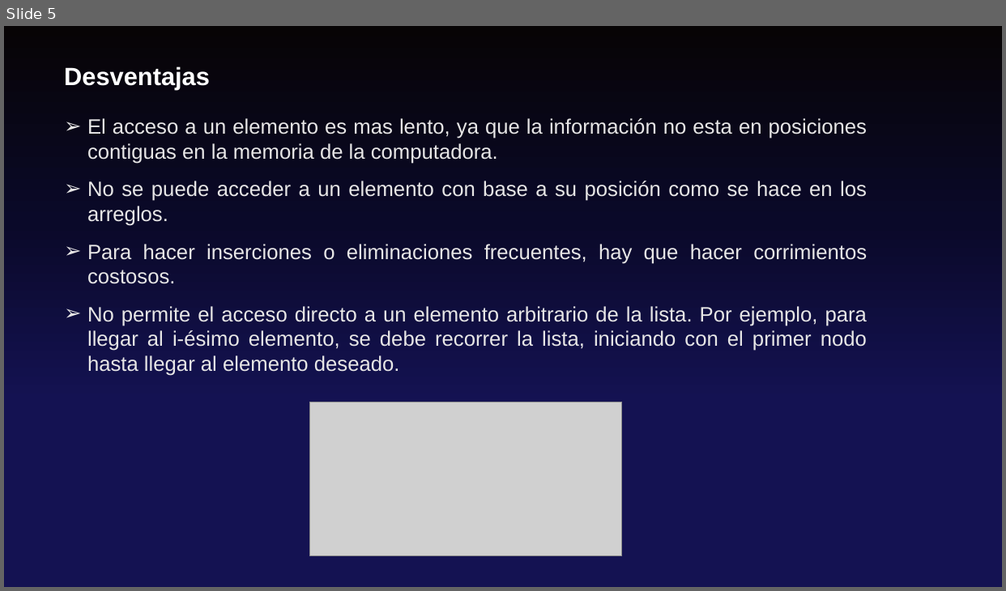
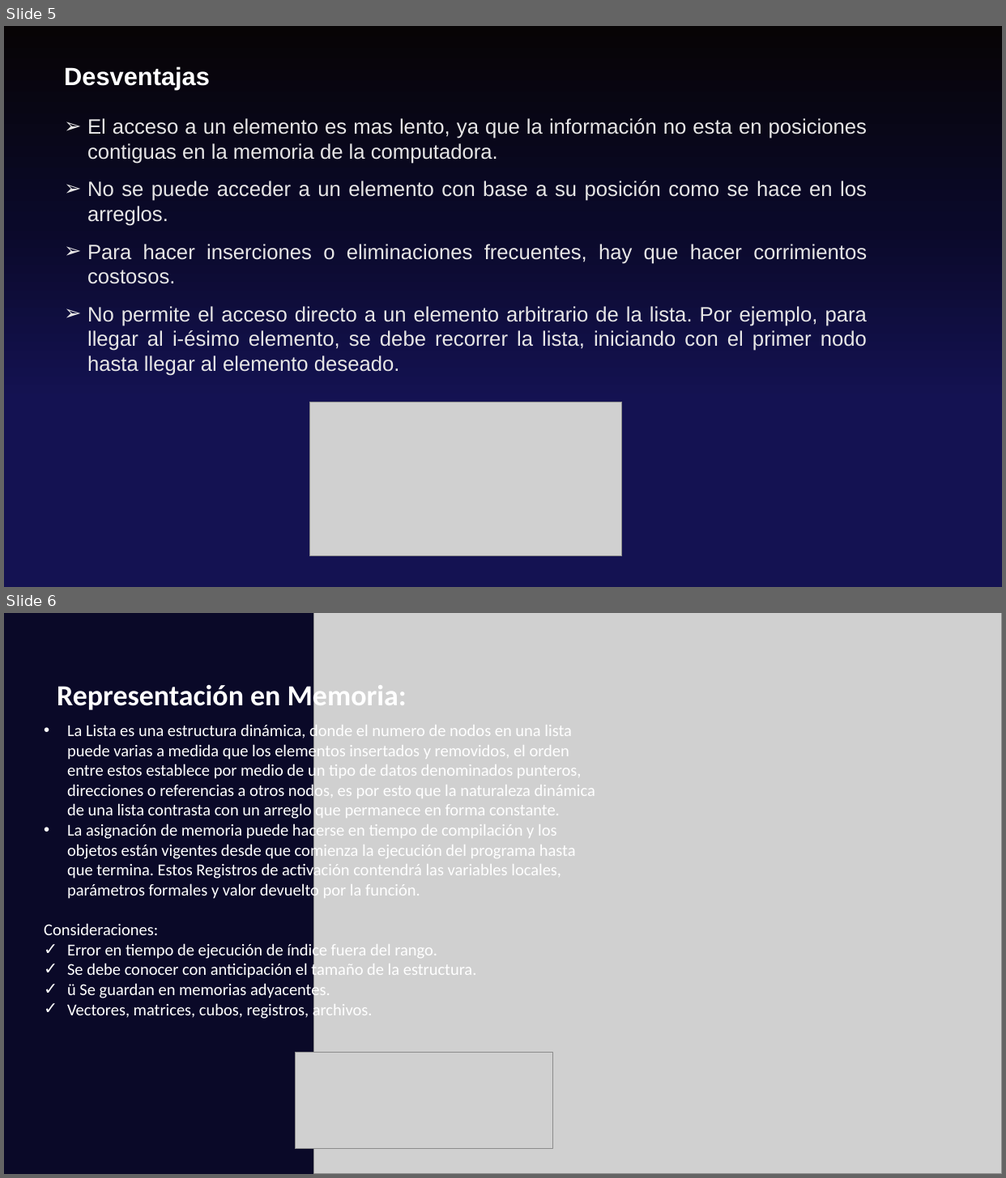
Before and after one commit to 987-Ismael-Romero/Listas, a slide deck: Expo/Expo_Listas.pptx. Shown one above the other, each under a label of ours: slide 5 before the commit, slides 5 and 6 after it. The pictures are 1006x591 and 1006x1178 pixels, drawn with LibreOffice and Linux fonts; fonts in the diff are those of the drawing; grey boxes stand for pictures. Boxes give left, top, right and bottom in pixels: in the first picture for what was removed or moved away, otherwise in the second. Text is boxed around its words. In the diff, an @@ line names an element or a change of style, - is before the commit and + after.

```diff
--- a/Expo/Expo_Listas.pptx
+++ b/Expo/Expo_Listas.pptx
@@ slide 6 added at [4,613,1002,1174], background #0A0928 @@
@@ picture added at [314,613,1002,1174] @@
@@ text added at [57,682,407,713], 28 pt, text #FFFFFF, bold @@
+Representación en Memoria:
@@ text added at [44,722,595,1020], 16 pt, text #FFFFFF @@
+• La Lista es una estructura dinámica, donde el numero de nodos en una lista puede varias a medida que los elementos insertados y removidos, el orden entre estos establece por medio de un tipo de datos denominados punteros, direcciones o referencias a otros nodos, es por esto que la naturaleza dinámica de una lista contrasta con un arreglo que permanece en forma constante.
+• La asignación de memoria puede hacerse en tiempo de compilación y los objetos están vigentes desde que comienza la ejecución del programa hasta que termina. Estos Registros de activación contendrá las variables locales, parámetros formales y valor devuelto por la función.
+Consideraciones:
+✓ Error en tiempo de ejecución de índice fuera del rango.
+✓ Se debe conocer con anticipación el tamaño de la estructura.
+✓ ü Se guardan en memorias adyacentes.
+✓ Vectores, matrices, cubos, registros, archivos.
@@ picture added at [296,1053,552,1149] @@
```
Also in this commit, not shown: 1 slide changed.
